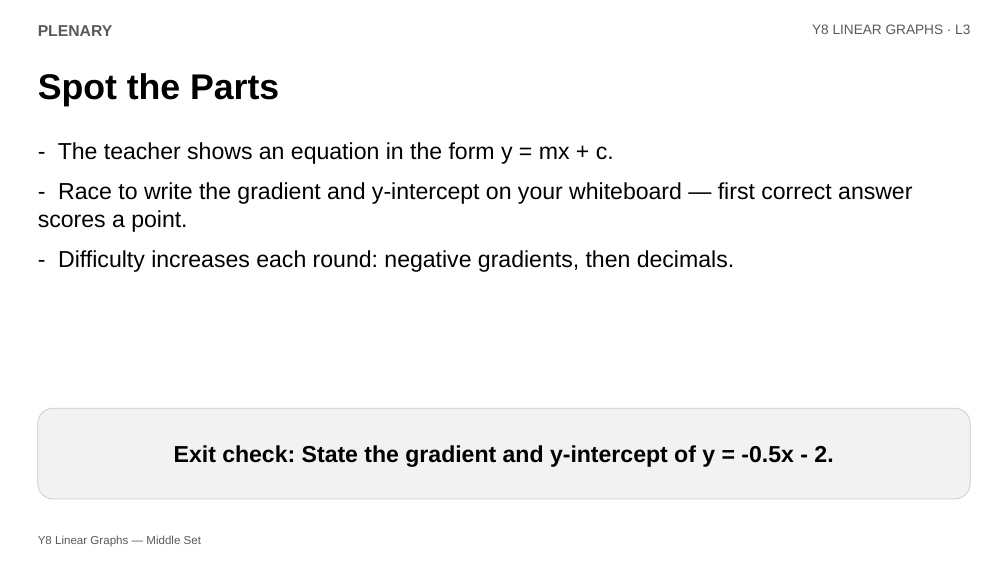
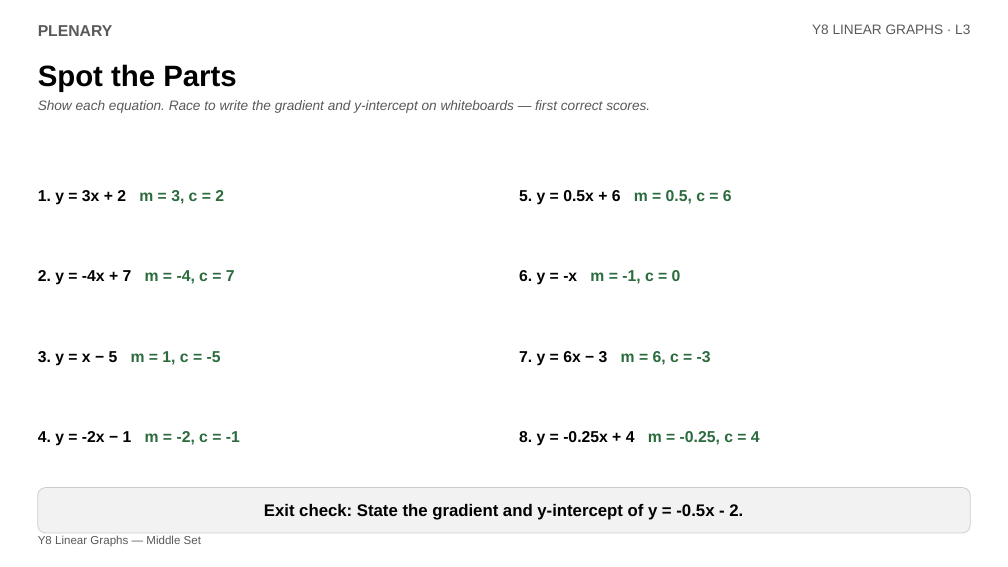
Before and after one commit to Cindylovestoeatfish/5MinuteMathsTeacher, a slide deck: slide 8 of resources/year8/L3_The_YIntercept_and_y_mx_c.pptx. Drawn at 1008x567 pixels with LibreOffice and Linux fonts; fonts in the diff are those of the drawing. Boxes give left, top, right and bottom in pixels: in the first picture for what was removed or moved away, otherwise in the second. Text is boxed around its words. In the diff, an @@ line names an element or a change of style, - is before the commit and + after.

```diff
--- a/resources/year8/L3_The_YIntercept_and_y_mx_c.pptx
+++ b/resources/year8/L3_The_YIntercept_and_y_mx_c.pptx
@@ text "Spot the Parts": place and size @@
-text "Spot the Parts" at (38, 73, 279, 107)
+text "Spot the Parts" at (38, 64, 236, 91)
@@ text "Spot the Parts" at (38, 64, 236, 91): size 34 to 28 pt @@
@@ text added at (38, 100, 650, 113), 13 pt, text #595959, italic @@
+Show each equation. Race to write the gradient and y-intercept on whiteboards — first correct scores.
@@ text removed at (38, 142, 912, 272) @@
-- The teacher shows an equation in the form y = mx + c.
-- Race to write the gradient and y-intercept on your whiteboard — first correct answer scores a point.
-- Difficulty increases each round: negative gradients, then decimals.
@@ text added at (38, 190, 224, 205), 15 pt, text #000000, bold @@
+1. y = 3x + 2 m = 3, c = 2
@@ text added at (519, 190, 732, 205), 15 pt, text #000000, bold @@
+5. y = 0.5x + 6 m = 0.5, c = 6
@@ text added at (38, 270, 235, 285), 15 pt, text #000000, bold @@
+2. y = -4x + 7 m = -4, c = 7
@@ text added at (519, 270, 681, 285), 15 pt, text #2B6B3D, bold @@
+6. y = -x m = -1, c = 0
@@ text added at (38, 351, 221, 366), 15 pt, text #2B6B3D, bold @@
+3. y = x − 5 m = 1, c = -5
@@ text added at (519, 351, 711, 366), 15 pt, text #000000, bold @@
+7. y = 6x − 3 m = 6, c = -3
@@ text added at (38, 431, 240, 446), 15 pt, text #000000, bold @@
+4. y = -2x − 1 m = -2, c = -1
@@ text added at (519, 431, 760, 446), 15 pt, text #000000, bold @@
+8. y = -0.25x + 4 m = -0.25, c = 4
@@ rounded rectangle "Exit check: State the gradient ...": place and size @@
-rounded rectangle "Exit check: State the gradient ..." at (38, 408, 970, 499)
+rounded rectangle "Exit check: State the gradient ..." at (38, 488, 970, 533)
@@ rounded rectangle "Exit check: State the gradient ..." at (38, 488, 970, 533): size 22 to 16 pt @@
```
Also in this commit, not shown: 8 other files.
